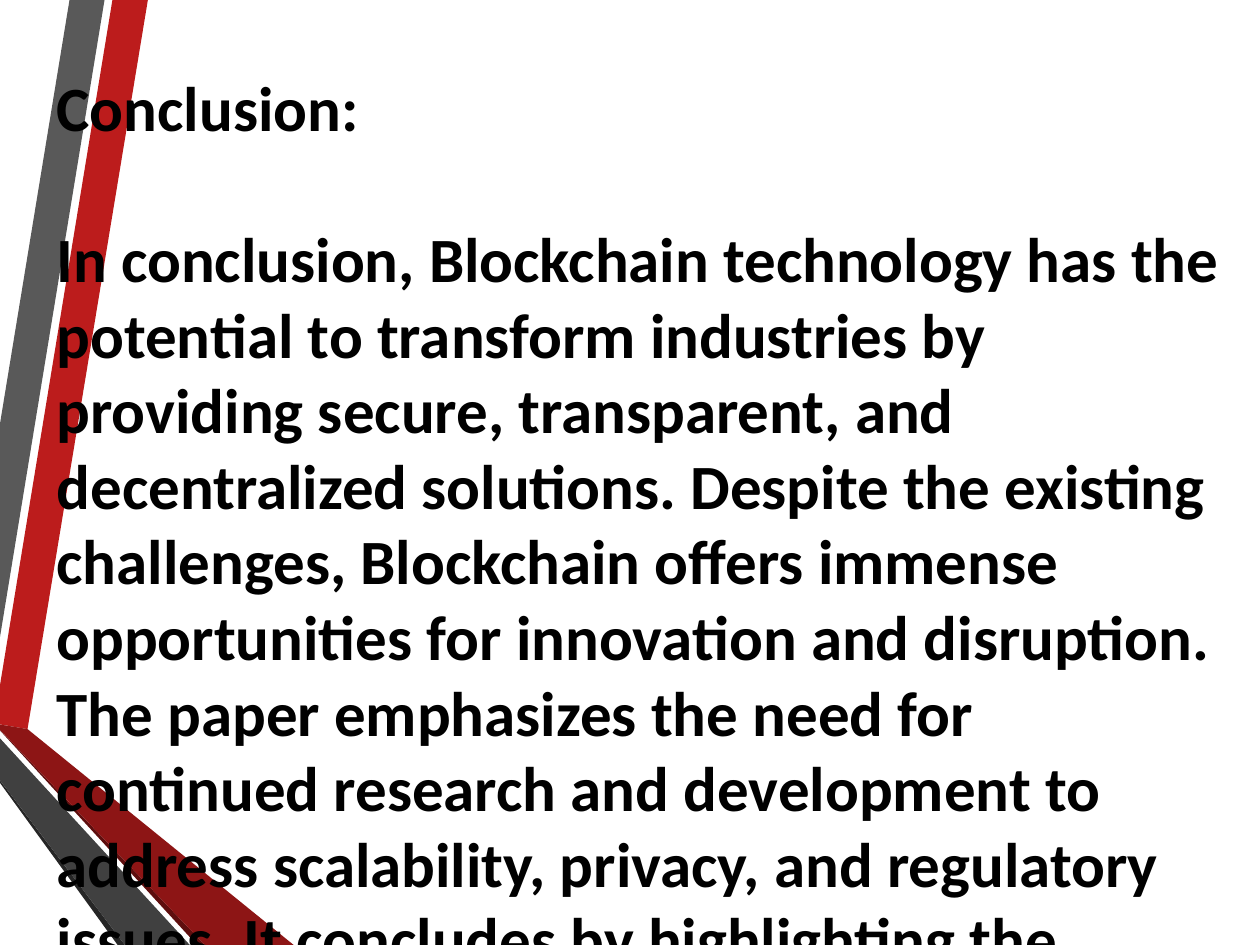
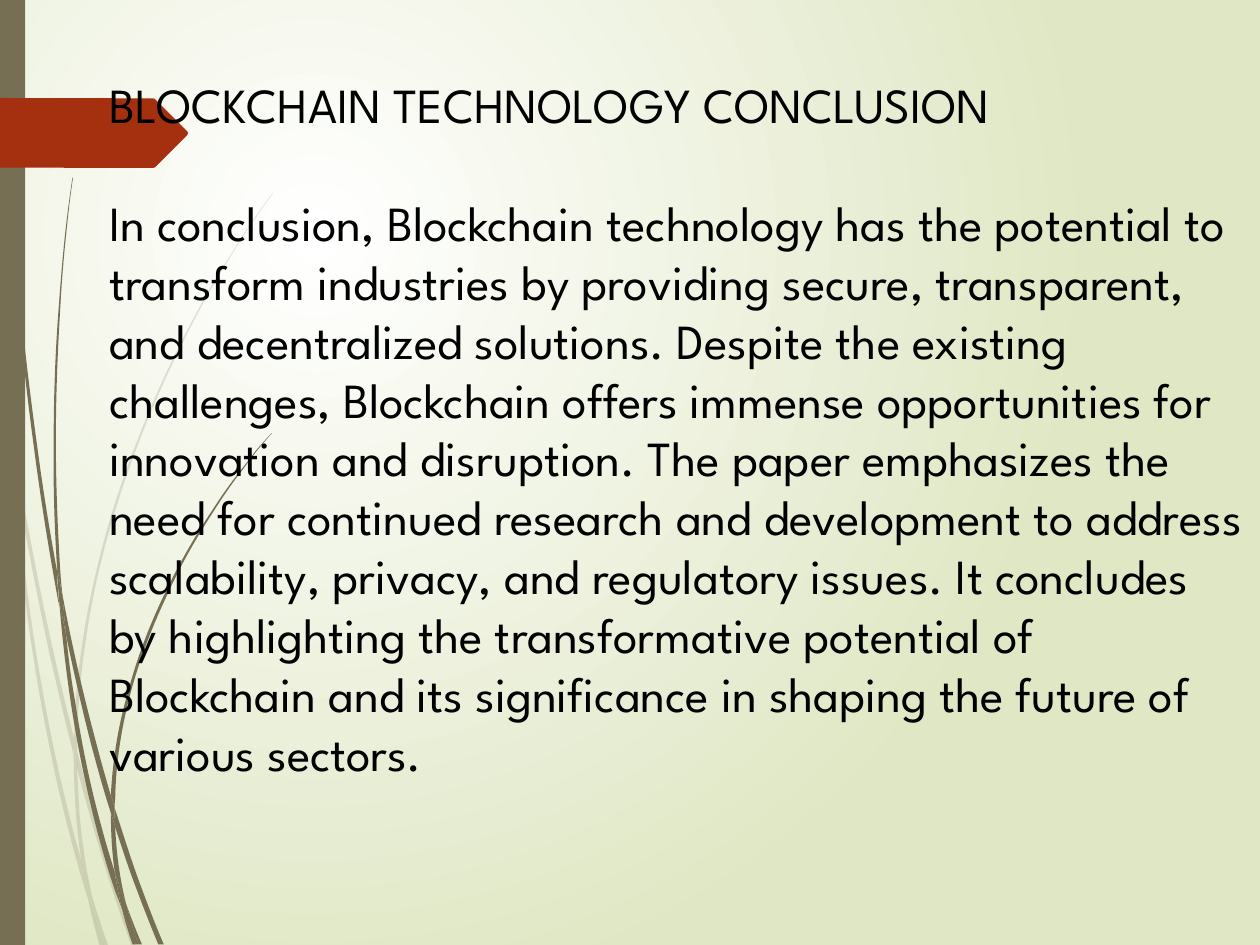
Before and after one commit to Officialibn1/groupziicsc413, a slide deck: slide 6 of docs/BLOCKCHAIN TECH.pptx. Drawn at 1260x945 pixels with LibreOffice and Linux fonts; fonts in the diff are those of the drawing; background and template pictures are left out. Boxes give left, top, right and bottom in pixels: in the first picture for what was removed or moved away, otherwise in the second. Text is boxed around its words. In the diff, an @@ line names an element or a change of style, - is before the commit and + after.

```diff
--- a/docs/BLOCKCHAIN TECH.pptx
+++ b/docs/BLOCKCHAIN TECH.pptx
@@ background picture (left out) to gradient #FFFFFF to #DFE8C4 @@
@@ rectangle added at box(0, 0, 25, 945), fill #766F54 @@
@@ freeform shape: place and size @@
-freeform shape at box(0, 0, 105, 638)
+freeform shape at box(3, 0, 59, 606)
@@ freeform shape at box(3, 0, 59, 606): fill #595959 to #766F54 @@
@@ freeform shape added at box(0, 98, 188, 169), fill #A53010 @@
@@ text at box(109, 90, 1241, 786): text changed; font Calibri to League Spartan @@
-Conclusion:
-In conclusion, Blockchain technology has the potential to transform industries by providing secure, transparent, and decentralized solutions. Despite the existing challenges, Blockchain offers immense opportunities for innovation and disruption. The paper emphasizes the need for continued research and development to address scalability, privacy, and regulatory issues. It concludes by highlighting the transformative potential of Blockchain and its significance in shaping the future of various sectors.
+BLOCKCHAIN TECHNOLOGY CONCLUSION
+In conclusion, Blockchain technology has the potential to transform industries by providing secure, transparent, and decentralized solutions. Despite the existing challenges, Blockchain offers immense opportunities for innovation and disruption. The paper emphasizes the need for continued research and development to address scalability, privacy, and regulatory issues. It concludes by highlighting the transformative potential of Blockchain and its significance in shaping the future of various sectors.
@@ freeform shape: place and size @@
-freeform shape at box(0, 0, 147, 730)
+freeform shape at box(53, 178, 73, 595)
@@ freeform shape at box(53, 178, 73, 595): fill #BC1C1C to #766F54 @@
@@ freeform shape removed at box(0, 730, 205, 945) @@
@@ freeform shape removed at box(0, 724, 294, 945) @@
@@ freeform shape: place and size @@
-freeform shape at box(0, 780, 125, 945)
+freeform shape at box(73, 755, 91, 896)
@@ freeform shape at box(73, 755, 91, 896): fill #262626 to #766F54 at 20% opacity @@
@@ freeform shape: place and size @@
-freeform shape at box(0, 738, 190, 945)
+freeform shape at box(77, 751, 135, 945)
@@ freeform shape at box(77, 751, 135, 945): fill #404040 to #766F54 at 20% opacity @@
@@ group added at box(0, 193, 273, 945): 8 freeform shapes @@
@@ group added at box(57, 433, 272, 945): 10 freeform shapes @@
```
Also in this commit, not shown: 5 slides added, 5 slides removed, 4 other files.
